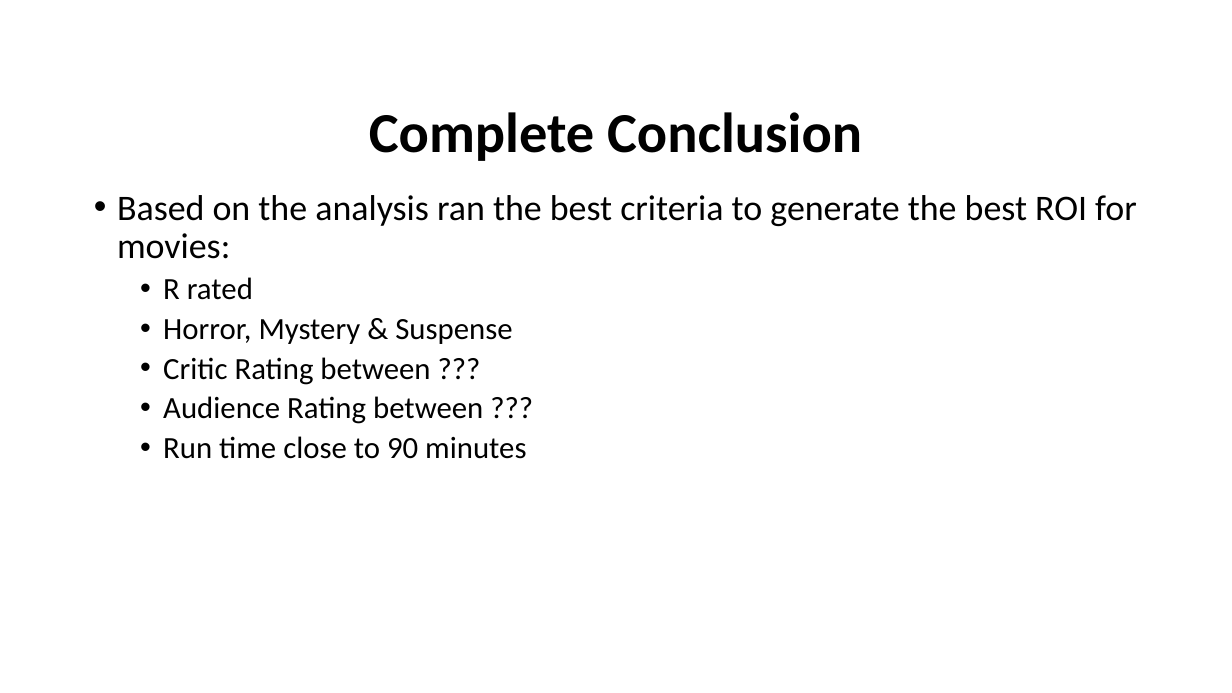
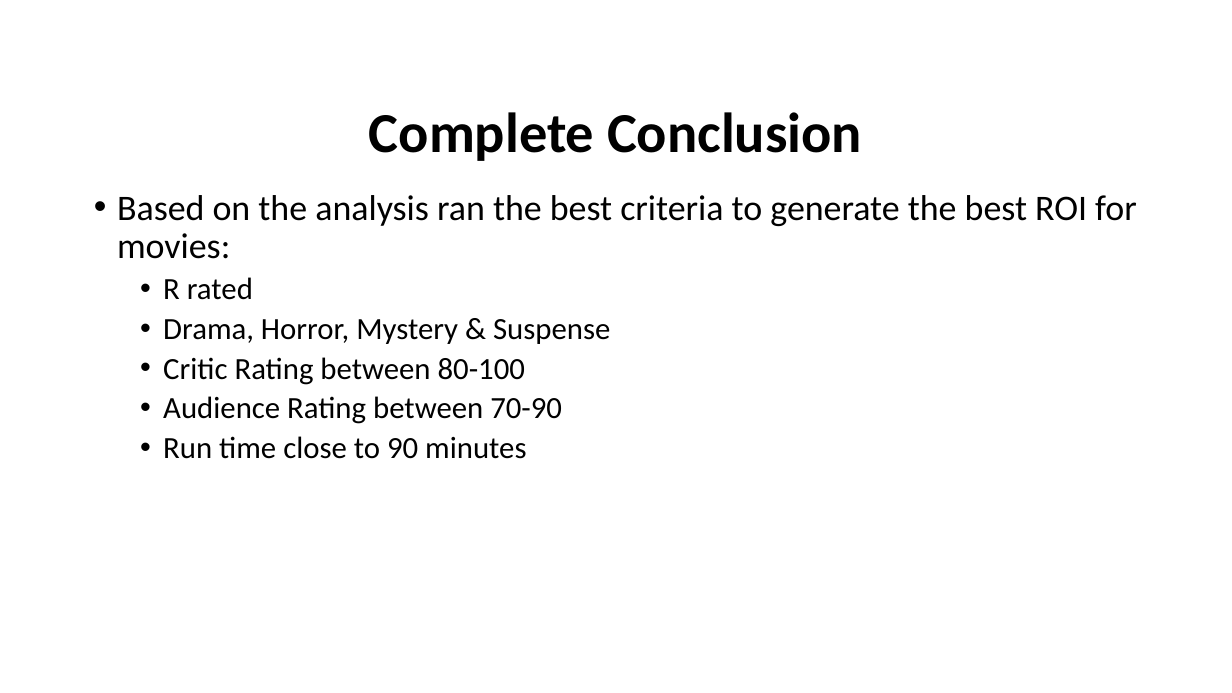
Before and after one commit to abelloma/project1, a slide deck: slide 18 of Project 1 Presentation.pptx. Drawn at 1232x693 pixels with LibreOffice and Linux fonts; fonts in the diff are those of the drawing; background and template pictures are left out. Boxes give left, top, right and bottom in pixels: in the first picture for what was removed or moved away, otherwise in the second. Text is boxed around its words. In the diff, an @@ line names an element or a change of style, - is before the commit and + after.

Commit message:
update powerpoint

```diff
--- a/Project 1 Presentation.pptx
+++ b/Project 1 Presentation.pptx
@@ text at box(163, 319, 610, 424): text changed @@
-  • Horror, Mystery & Suspense
-  • Critic Rating between ???
-  • Audience Rating between ???
+  • Drama, Horror, Mystery & Suspense
+  • Critic Rating between 80-100
+  • Audience Rating between 70-90
```
Also in this commit, not shown: 1 other slide changed, 1 slide added, 1 slide removed, 6 other files.
